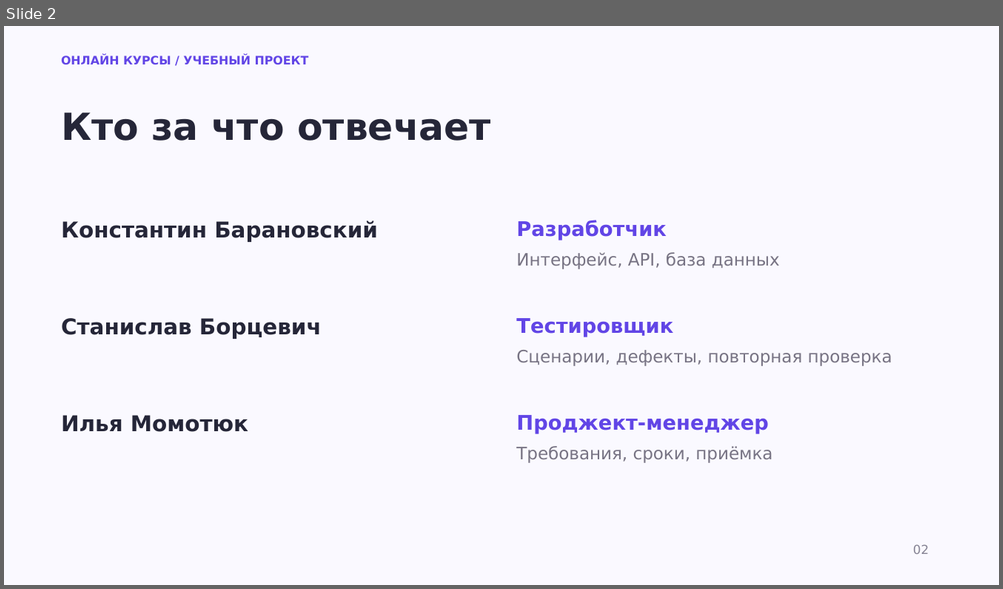
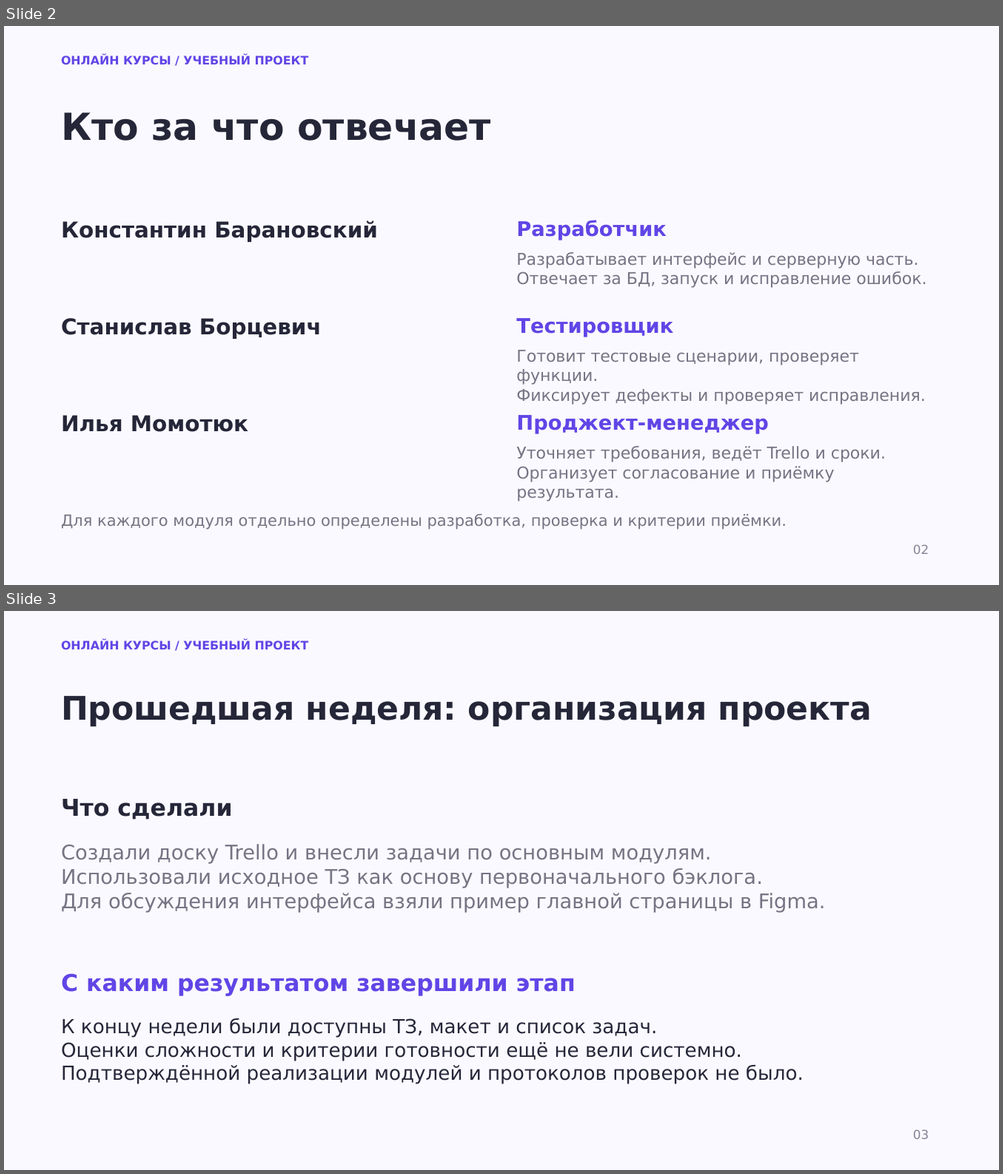
Before and after one commit to lool132k/Online-Courses, a slide deck: docs/presentation.pptx. Shown one above the other, each under a label of ours: slide 2 before the commit, slides 2 and 3 after it. The pictures are 1003x589 and 1003x1174 pixels, drawn with LibreOffice and Linux fonts; fonts in the diff are those of the drawing. Boxes give left, top, right and bottom in pixels: in the first picture for what was removed or moved away, otherwise in the second. Text is boxed around its words. In the diff, an @@ line names an element or a change of style, - is before the commit and + after.

```diff
--- a/docs/presentation.pptx
+++ b/docs/presentation.pptx
@@ slide 3 added at [4, 611, 999, 1170], background #FAF9FF @@
@@ text added at [61, 639, 309, 649], 11.2 pt, text #6145E6, bold @@
+ОНЛАЙН КУРСЫ / УЧЕБНЫЙ ПРОЕКТ
@@ text added at [61, 696, 871, 726], 31.5 pt, text #252638, bold @@
+Прошедшая неделя: организация проекта
@@ text added at [61, 799, 232, 820], 22.5 pt, text #252638, bold @@
+Что сделали
@@ text added at [61, 844, 825, 913], 19.5 pt, text #777383 @@
+Создали доску Trello и внесли задачи по основным модулям.
+Использовали исходное ТЗ как основу первоначального бэклога.
+Для обсуждения интерфейса взяли пример главной страницы в Figma.
@@ text added at [61, 974, 575, 997], 22.5 pt, text #6145E6, bold @@
+С каким результатом завершили этап
@@ text added at [61, 1019, 803, 1085], 18.8 pt, text #252638 @@
+К концу недели были доступны ТЗ, макет и список задач.
+Оценки сложности и критерии готовности ещё не вели системно.
+Подтверждённой реализации модулей и протоколов проверок не было.
@@ text added at [913, 1130, 928, 1139], 12 pt, text #858393 @@
+03
@@ slide 2 changed as well @@
@@ text at [516, 252, 926, 288]: text changed; size 16.5 to 15.8 pt @@
-Интерфейс, API, база данных
+Разрабатывает интерфейс и серверную часть.
+Отвечает за БД, запуск и исправление ошибок.
@@ text at [516, 350, 925, 405]: text changed; size 16.5 to 15.8 pt @@
-Сценарии, дефекты, повторная проверка
+Готовит тестовые сценарии, проверяет функции.
+Фиксирует дефекты и проверяет исправления.
@@ text at [516, 446, 885, 502]: text changed; size 16.5 to 15.8 pt @@
-Требования, сроки, приёмка
+Уточняет требования, ведёт Trello и сроки.
+Организует согласование и приёмку результата.
@@ text added at [61, 514, 786, 530], 15 pt, text #777383 @@
+Для каждого модуля отдельно определены разработка, проверка и критерии приёмки.
```
Also in this commit, not shown: 2 other slides changed, 4 other slides added, 3 slides removed, 1 other file.
